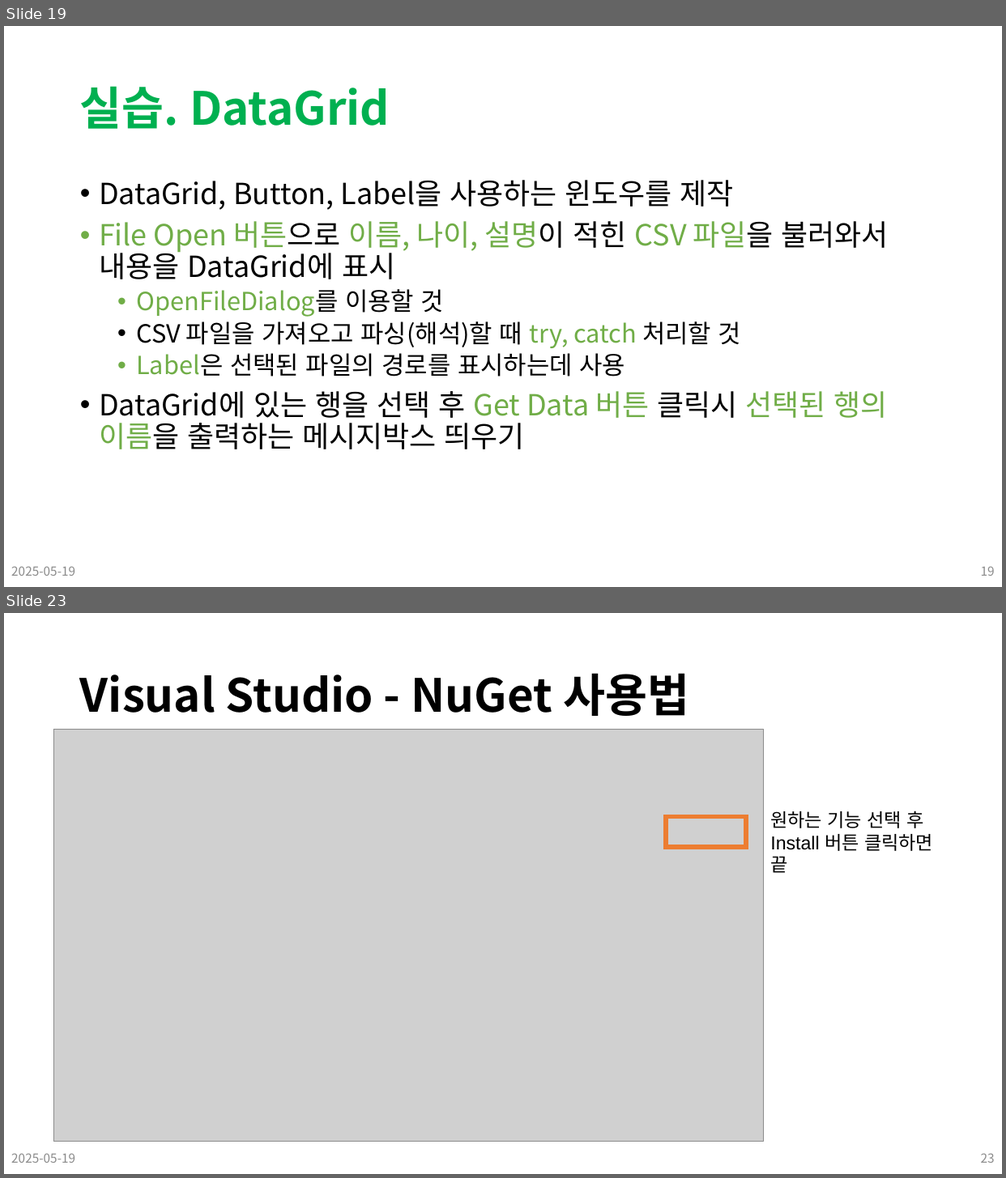
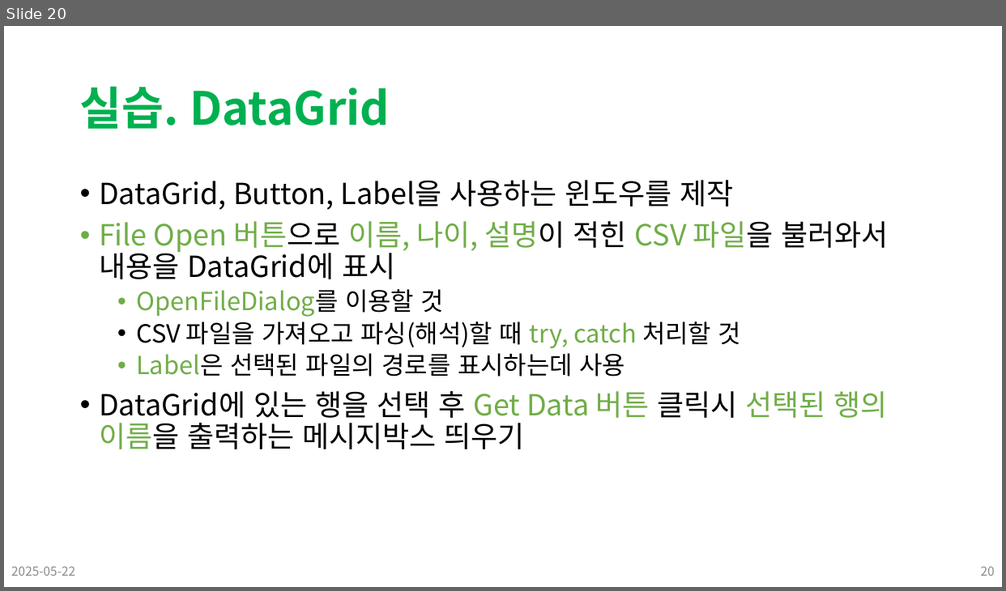
Before and after one commit to Leader-Lesson/KDT_SF_Short_5th, a slide deck: material/18_CSharp_WPF (고급 컨트롤, 외부 라이브러리).pptx. Shown one above the other, each under a label of ours: slides 19 and 23 before the commit, slide 20 after it; the slides between them are not shown. The pictures are 1006x1178 and 1006x591 pixels, drawn with LibreOffice and Linux fonts; fonts in the diff are those of the drawing; grey boxes stand for pictures; background and template pictures are left out. Boxes give left, top, right and bottom in pixels: in the first picture for what was removed or moved away, otherwise in the second. Text is boxed around its words. In the diff, an @@ line names an element or a change of style, - is before the commit and + after.

```diff
--- a/material/18_CSharp_WPF (고급 컨트롤, 외부 라이브러리).pptx
+++ b/material/18_CSharp_WPF (고급 컨트롤, 외부 라이브러리).pptx
@@ slide 23 removed at [4,613,1002,1174], background #FFFFFF @@
@@ title removed at [80,673,690,716] @@
-Visual Studio - NuGet 사용법
@@ picture removed at [53,730,763,1142] @@
@@ rectangle removed at [666,816,746,847] @@
@@ text removed at [770,811,933,851] @@
-원하는 기능 선택 후
-Install 버튼 클릭하면 끝
@@ text removed at [11,1153,75,1163] @@
-2025-05-19
@@ page number removed at [981,1153,995,1163] @@
-23
@@ what was slide 19 is now slide 20 @@
@@ slide 20 changed as well @@
@@ text at [11,566,75,576]: text changed @@
-2025-05-19
+2025-05-22
@@ page number at [981,566,995,576]: text changed @@
-19
+20
```
Also in this commit, not shown: 18 other slides changed, 1 slide added, 8 other slides removed, 14 other files.
